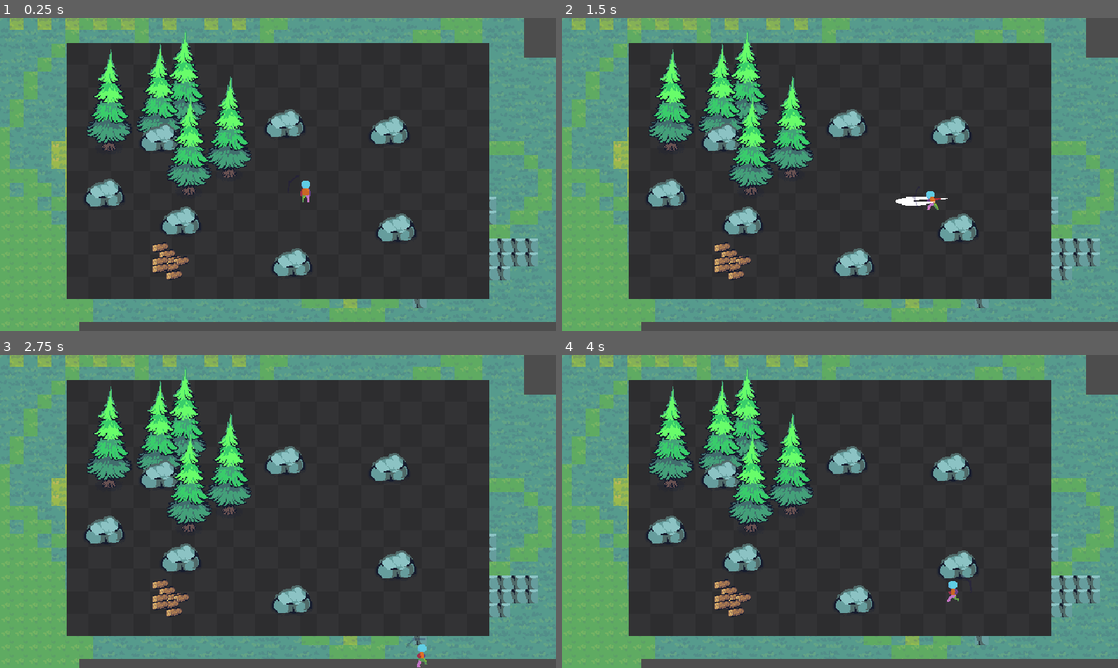
Above: before the commit, frames 1-4 (two rows, left to right).
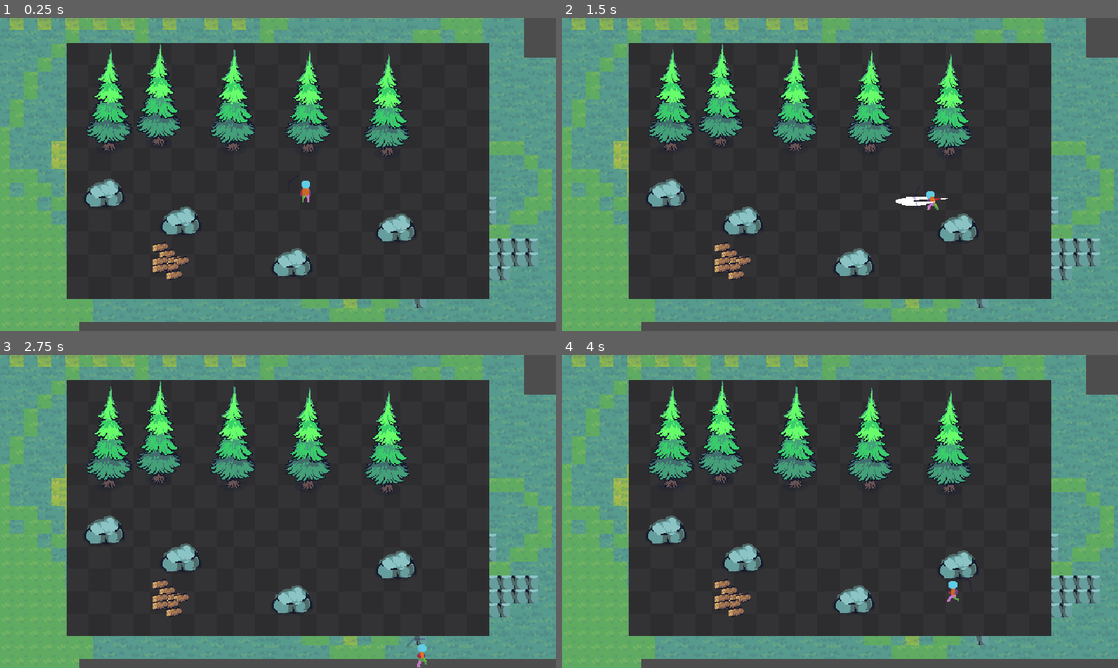
Above: after the commit, the same moments.

Repository: Hummerman1497/project-survival-craft
Game: Godot game, scene res://playground.tscn
Same seed, same stepped clock (60 frames per second), same inputs: the game is played once before the commit and once after it.
Inputs (mouse positions are in pixels of both pictures, inside the frame that each line leads up to):
- Up to frame 1 (0.25 s): no input
- Up to frame 2 (1.5 s): tap Enter at 0.5 s; move the mouse to (962, 158) at 0.52 s; hold D (right) 0.53-1.28 s; hold Shift (run) 0.53-1.28 s; move the mouse to (728, 190) at 1.27 s; hold S (down) from 1.28 s (still down); click (728, 190) at 1.35 s
- Up to frame 3 (2.75 s): tap Shift (run) at 1.55, 2.3 s; tap Space (dodge) at 2 s; move the mouse to (333, 442) at 2.02 s; release S (down) at 2.03 s; hold D (right) from 2.03 s (still down); hold Space (dodge) from 2.03 s (still down)
- Up to frame 4 (4 s): move the mouse to (812, 574) at 2.77 s; release D (right) at 2.78 s; release Space (dodge) at 2.78 s; hold W (up) 2.78-3.53 s; tap Shift (run) at 2.85 s; tap Enter at 3.5 s; move the mouse to (1006, 558) at 3.52 s; hold A (left) from 3.53 s (still down); hold Shift (run) from 3.53 s (still down)

The runs differ from the first frame. In frame 1, 6.6% of the frame differs, in the area x 25-74%, y 4-57%; in frame 2, 6.6%; in frame 3, 6.6%; in frame 4, 6.6%.

Commit message:
item magnet curve flugbahn zum spieler

Diff:
--- a/Enteties/ItemSpawner/item_spawner.gd
+++ b/Enteties/ItemSpawner/item_spawner.gd
@@ -13,7 +13,7 @@
 		warnings.append("Es muss eine Item-Szene im Inspektor zugewiesen werden.")
 	return warnings
 
-func spawn_item(amount: int, radius: float = 50.0) -> void:
+func spawn_item(amount: int, radius: float = 30.0) -> void:
 	if item_scene == null:
 		push_error("Keine Item-Szene zugewiesen!")
 		return
@@ -21,7 +21,28 @@
 	for i in amount:
 		var instance = item_scene.instantiate()
 
-		var random_offset = Vector2.from_angle(randf() * TAU) * randf_range(0, radius)
-		instance.global_position = self.global_position + random_offset
+		# Start- und Zielposition berechnen
+		var start_pos = self.global_position
+		var random_offset = Vector2.from_angle(randf() * TAU) * randf_range(radius / 2, radius)
+		var target_pos = start_pos + random_offset
 
+		# Item auf Startposition setzen und der Szene hinzufügen
+		instance.global_position = start_pos
 		get_tree().current_scene.call_deferred("add_child", instance)
+
+		# Sprung-Parameter
+		var jump_duration = 0.4
+		var jump_height = 20.0 # Wie hoch das Item in die Luft fliegt
+
+		# Tween für die X-Achse (lineare Bewegung zum Ziel)
+		var tween_x = create_tween().bind_node(instance)
+		tween_x.tween_property(instance, "global_position:x", target_pos.x, jump_duration)
+
+		# Tween für die Y-Achse (hoch und dann runter)
+		var tween_y = create_tween().bind_node(instance)
+		# 1. Hälfte: Hoch in die Luft (Ease Out lässt es oben langsamer werden)
+		tween_y.tween_property(instance, "global_position:y", start_pos.y - jump_height, jump_duration / 2.0)\
+			.set_trans(Tween.TRANS_QUAD).set_ease(Tween.EASE_OUT)
+		# 2. Hälfte: Runter zum Ziel (Ease In lässt es nach unten schneller fallen)
+		tween_y.tween_property(instance, "global_position:y", target_pos.y, jump_duration / 2.0)\
+			.set_trans(Tween.TRANS_QUAD).set_ease(Tween.EASE_IN)
--- a/Enteties/Items/Wood/wood_item.gd
+++ b/Enteties/Items/Wood/wood_item.gd
@@ -2,7 +2,7 @@
 
 @onready var pick_up_area: Area2D = $PickUpArea
 var target: CharacterBody2D = null
-var fly_speed: float = 120.0
+var fly_speed: float = 150.0
 var stats: Array = ["Holz", "1 Item"]
 
 func _ready() -> void:
--- a/Props/tree_1.gd
+++ b/Props/tree_1.gd
@@ -1,6 +1,6 @@
 class_name Wooden_Tree extends Node2D
 
-@export var health : int = 5
+@export var health : int = 1
 @export var resource_drop : int = 3
 
 @onready var hit_box: HitBox = $HitBox
--- a/playground.tscn
+++ b/playground.tscn
@@ -3515,9 +3515,6 @@
 tile_map_data = PackedByteArray("AAAAAAAABAAGAAUAAAAAAAEABAAGAAYAAAAAAAIABAAGAAcAAAABAAAABAAHAAUAAAABAAEABAAHAAYAAAABAA …(18032 unchanged characters)…
 tile_set = SubResource("TileSet_dk0co")
 
-[node name="Rock" parent="." unique_id=2022090193 instance=ExtResource("9_pi42a")]
-position = Vector2(184, 144)
-
 [node name="Rock2" parent="." unique_id=841489114 instance=ExtResource("9_pi42a")]
 y_sort_enabled = true
 position = Vector2(208, 240)
@@ -3525,20 +3522,14 @@
 [node name="Rock3" parent="." unique_id=2007924465 instance=ExtResource("9_pi42a")]
 position = Vector2(120, 208)
 
-[node name="Rock4" parent="." unique_id=1318213384 instance=ExtResource("9_pi42a")]
-position = Vector2(328, 128)
-
 [node name="Rock5" parent="." unique_id=1372791012 instance=ExtResource("9_pi42a")]
 position = Vector2(456, 248)
-
-[node name="Rock6" parent="." unique_id=909857215 instance=ExtResource("9_pi42a")]
-position = Vector2(448, 136)
 
 [node name="Rock7" parent="." unique_id=1195733329 instance=ExtResource("9_pi42a")]
 position = Vector2(336, 288)
 
 [node name="Tree1" parent="." unique_id=1953817160 instance=ExtResource("11_pio1y")]
-position = Vector2(264, 176)
+position = Vector2(355, 147)
 
 [node name="wood_item" parent="." unique_id=248599883 instance=ExtResource("12_te8jg")]
 position = Vector2(200, 296)
@@ -3568,10 +3559,10 @@
 position = Vector2(126, 146)
 
 [node name="Tree3" parent="." unique_id=1344579872 instance=ExtResource("11_pio1y")]
-position = Vector2(212, 122)
+position = Vector2(268, 146)
 
 [node name="Tree4" parent="." unique_id=2062837188 instance=ExtResource("11_pio1y")]
 position = Vector2(183, 140)
 
 [node name="Tree5" parent="." unique_id=1549565855 instance=ExtResource("11_pio1y")]
-position = Vector2(218, 196)
+position = Vector2(446, 151)
